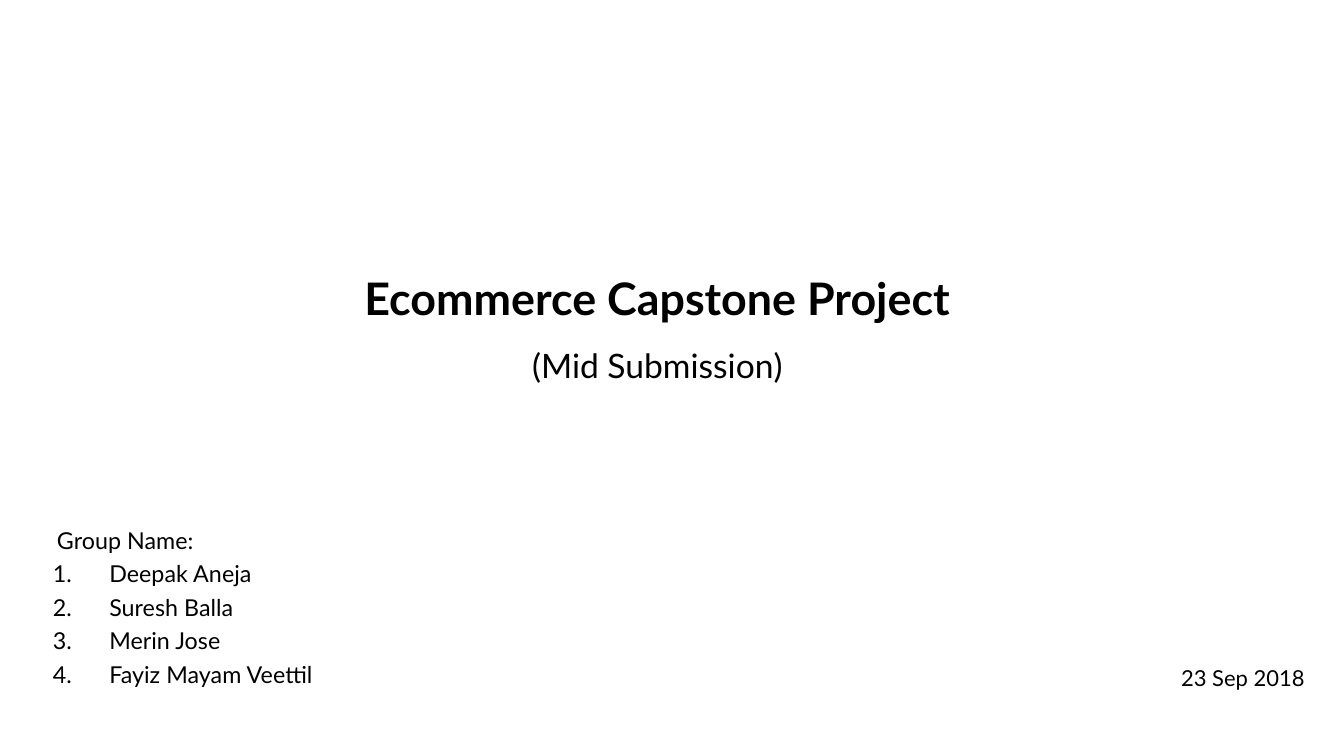
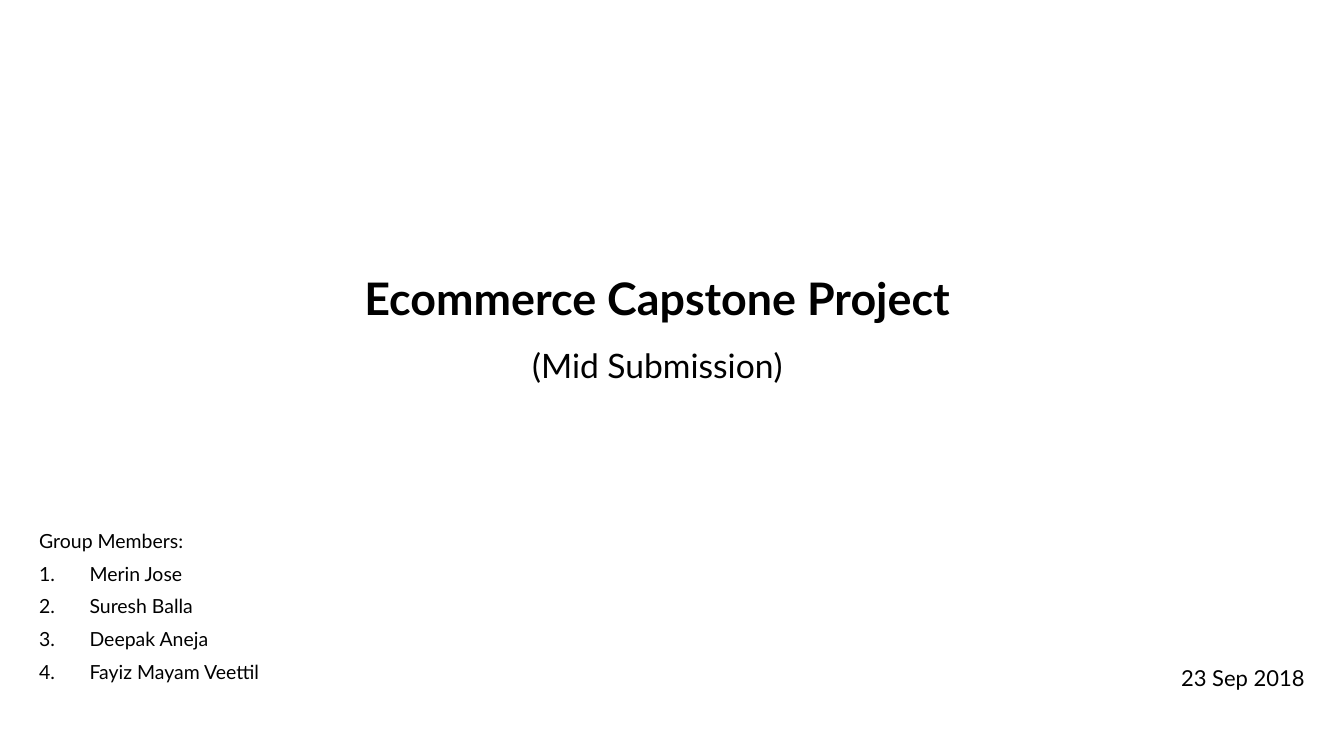
Before and after one commit to sureshballa/data-science-projects, a slide deck: slide 1 of Capstone Project/Ecommerce_Capstone_Project.pptx. Drawn at 1344x756 pixels with LibreOffice and Linux fonts; fonts in the diff are those of the drawing; background and template pictures are left out. Boxes give left, top, right and bottom in pixels: in the first picture for what was removed or moved away, otherwise in the second. Text is boxed around its words. In the diff, an @@ line names an element or a change of style, - is before the commit and + after.

```diff
--- a/Capstone Project/Ecommerce_Capstone_Project.pptx
+++ b/Capstone Project/Ecommerce_Capstone_Project.pptx
@@ subtitle "Group Members:" moved from (x1=57, y1=532, x2=313, y2=687) to (x1=39, y1=533, x2=259, y2=683) @@
@@ subtitle at (x1=39, y1=533, x2=193, y2=613): text changed; size 16.6 to 13.9 pt @@
-Group Name:
+Group Members:
+1. Merin Jose
+2. Suresh Balla
@@ subtitle at (x1=109, y1=599, x2=233, y2=650): paragraphs removed @@
-2. Suresh Balla
-3. Merin Jose
@@ subtitle at (x1=90, y1=631, x2=259, y2=683): size 16.6 to 13.9 pt in "Deepak Aneja", "Fayiz Mayam Veettil"; line spacing 0.7 to 0.8 @@
```
Also in this commit, not shown: 3 other slides changed, 8 slides added, 1 slide removed.
